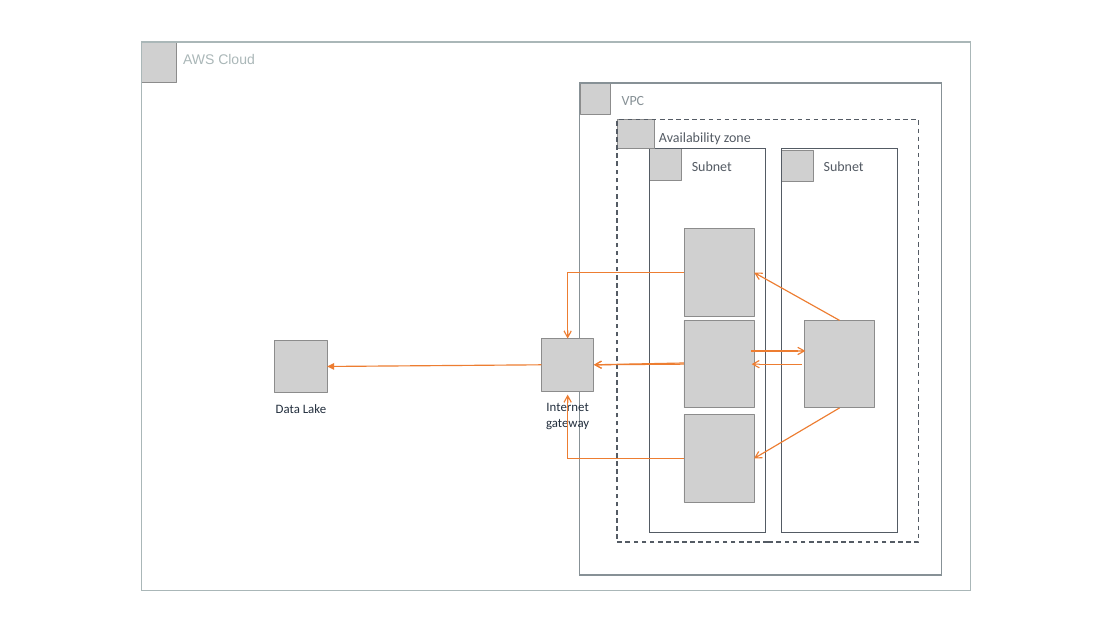
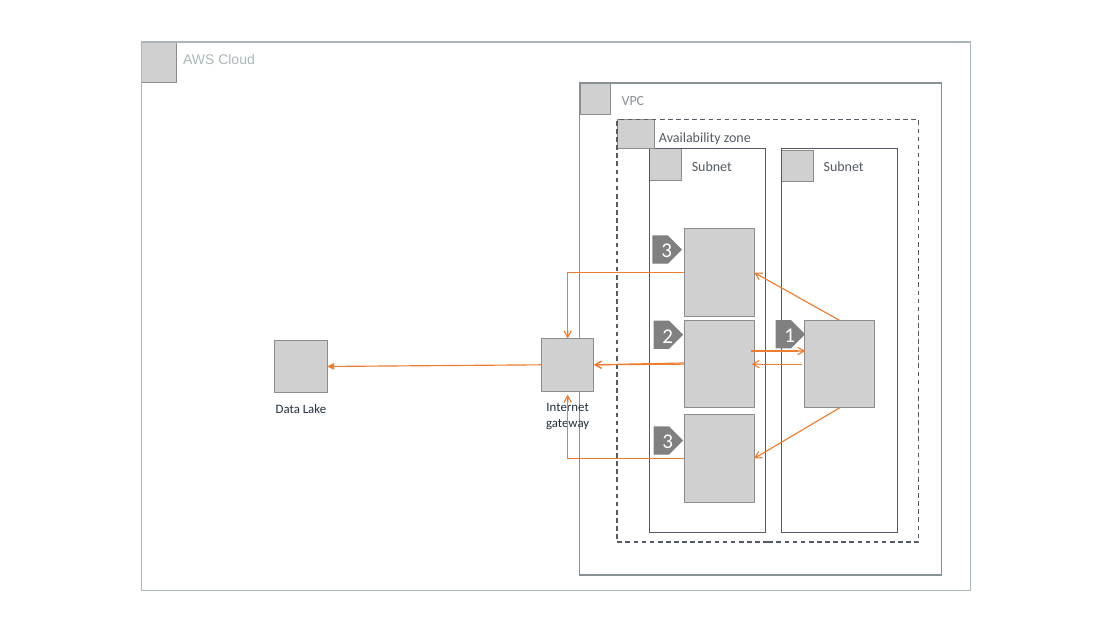
Before and after one commit to aws-samples/aws-dbs-refarch-datalake, a slide deck: slide 8 of src/datalake_reference_architecture.pptx. Drawn at 1120x630 pixels with LibreOffice and Linux fonts; fonts in the diff are those of the drawing; grey boxes stand for pictures. Boxes give left, top, right and bottom in pixels: in the first picture for what was removed or moved away, otherwise in the second. Text is boxed around its words. In the diff, an @@ line names an element or a change of style, - is before the commit and + after.

```diff
--- a/src/datalake_reference_architecture.pptx
+++ b/src/datalake_reference_architecture.pptx
@@ pentagon arrow added at [653, 236, 681, 263], fill #808080, outline #808080 1 pt, 18 pt, text #FFFFFF @@
+3
@@ pentagon arrow added at [655, 321, 683, 348], fill #808080, outline #808080 1 pt, 18 pt, text #FFFFFF @@
+2
@@ pentagon arrow added at [776, 321, 805, 348], fill #808080, outline #808080 1 pt, 18 pt, text #FFFFFF @@
+1
@@ pentagon arrow added at [655, 427, 683, 454], fill #808080, outline #808080 1 pt, 18 pt, text #FFFFFF @@
+3
```
Also in this commit, not shown: 8 other slides changed, 8 other files.
